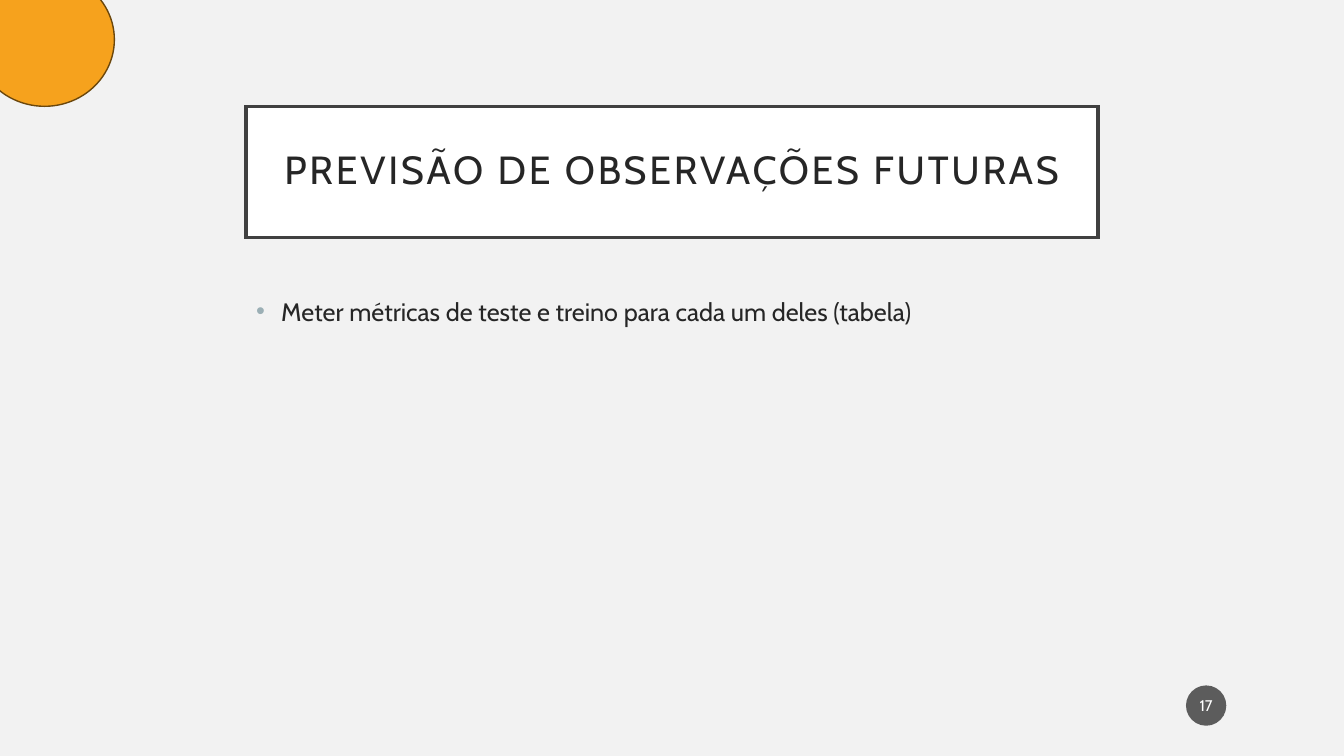
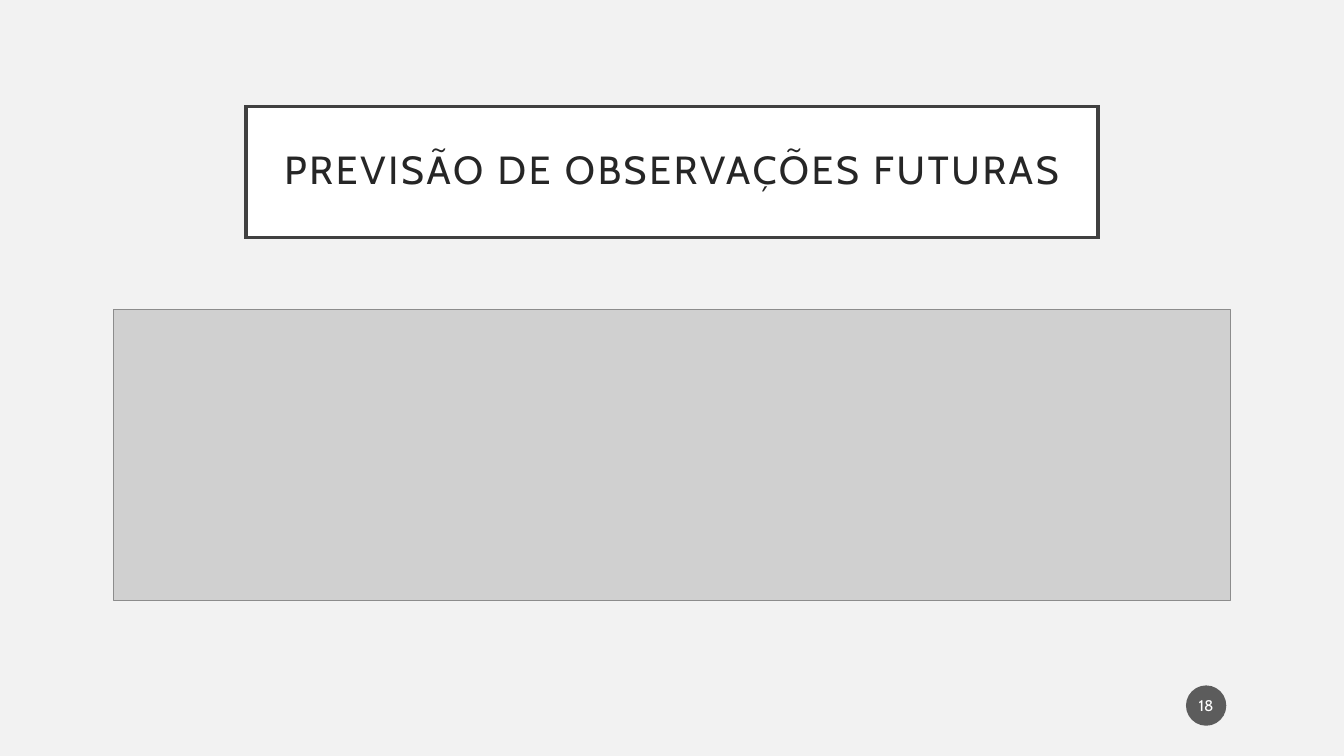
Before and after one commit to Hugoverissimo21/ElectricityForecastES, a slide deck: slide 18 of slides.pptx (slide 17 before the commit). Drawn at 1344x756 pixels with LibreOffice and Linux fonts; fonts in the diff are those of the drawing; grey boxes stand for pictures. Boxes give left, top, right and bottom in pixels: in the first picture for what was removed or moved away, otherwise in the second. Text is boxed around its words. In the diff, an @@ line names an element or a change of style, - is before the commit and + after.

Commit message:
slides update

```diff
--- a/slides.pptx
+++ b/slides.pptx
@@ ellipse removed at (0, 0, 114, 106) @@
@@ picture added at (114, 310, 1231, 601) @@
@@ text removed at (281, 302, 911, 327) @@
-• Meter métricas de teste e treino para cada um deles (tabela)
@@ page number at (1199, 700, 1214, 711): text changed @@
-17
+18
```
Also in this commit, not shown: 5 other slides changed, 6 slides added, 5 slides removed, 1 other file.
